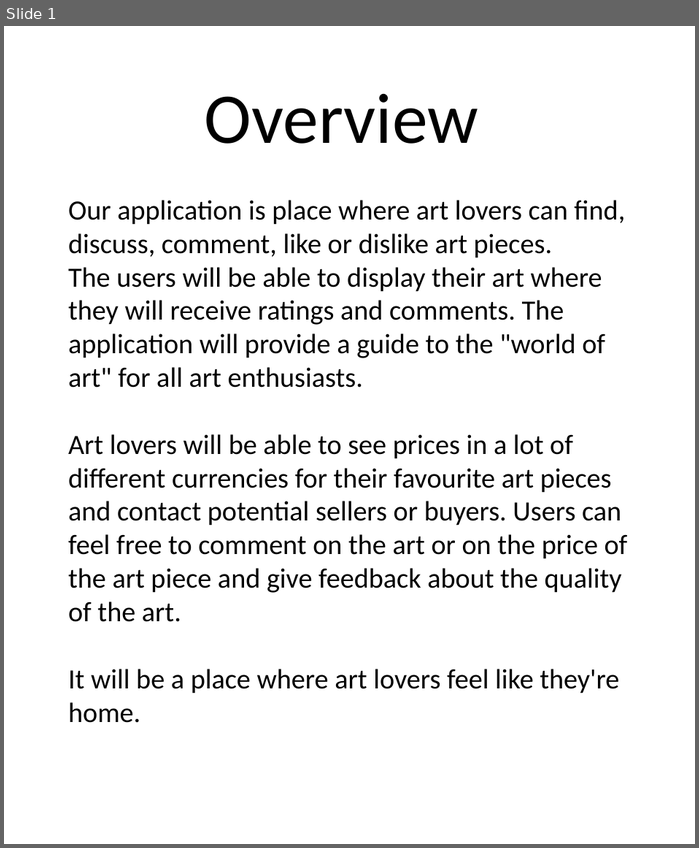
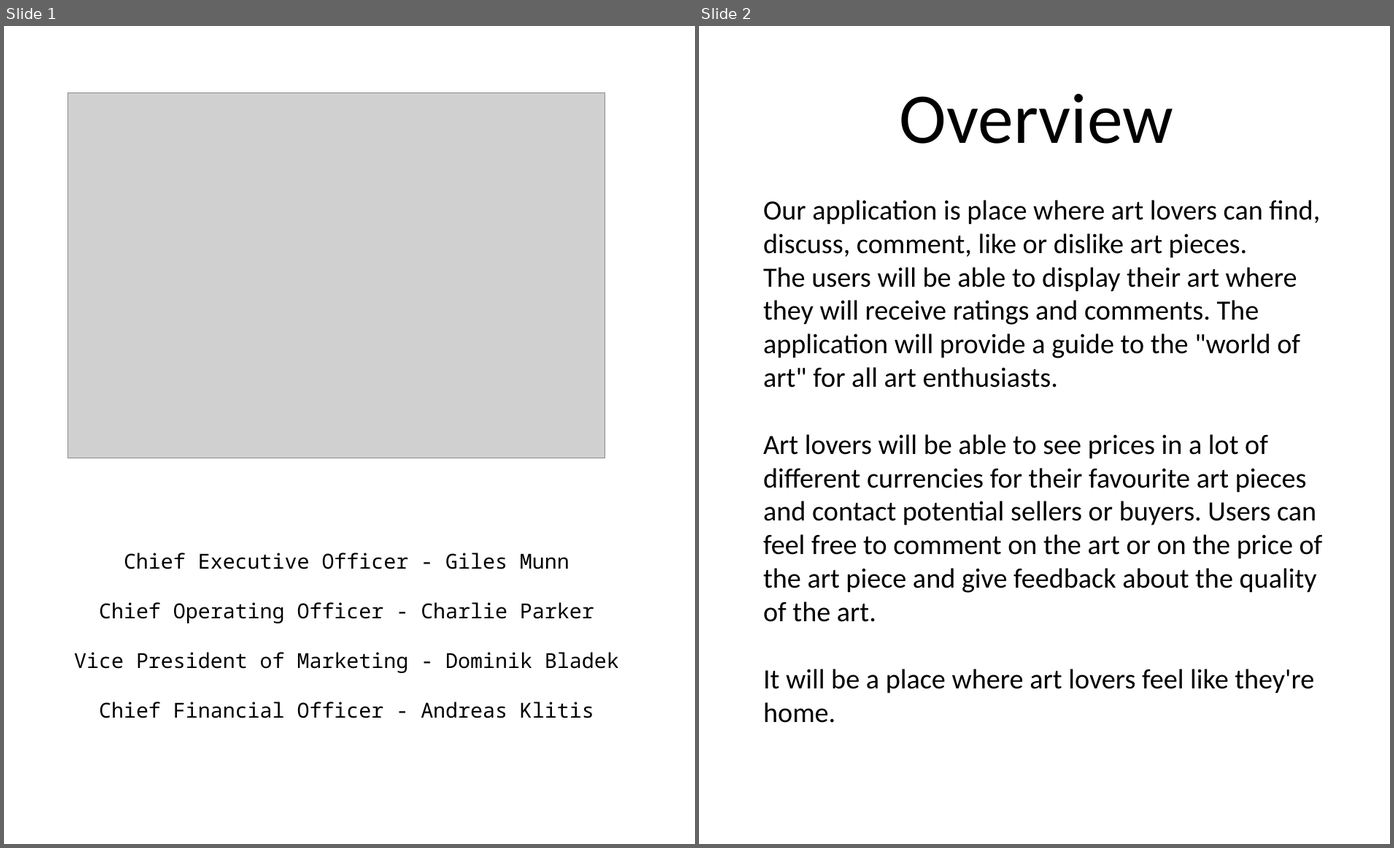
Before and after one commit to GilesMunn/artbud, a slide deck: Design Specification.pptx. Shown side by side, each under a label of ours: slide 1 before the commit, slides 1 and 2 after it. The pictures are 699x848 and 1394x848 pixels, drawn with LibreOffice and Linux fonts; fonts in the diff are those of the drawing; grey boxes stand for pictures. Boxes give left, top, right and bottom in pixels: in the first picture for what was removed or moved away, otherwise in the second. Text is boxed around its words. In the diff, an @@ line names an element or a change of style, - is before the commit and + after.

```diff
--- a/Design Specification.pptx
+++ b/Design Specification.pptx
@@ slide 1 added at box(4, 26, 695, 844), background #FFFFFF @@
@@ picture added at box(68, 92, 605, 457) @@
@@ text added at box(74, 552, 619, 718), 40 pt, text #000000 @@
+Chief Executive Officer - Giles Munn
+Chief Operating Officer - Charlie Parker
+Vice President of Marketing - Dominik Bladek
+Chief Financial Officer - Andreas Klitis
@@ what was slide 1 is now slide 2 @@
```
Also in this commit, not shown: 4 other slides added, 1 other file.
